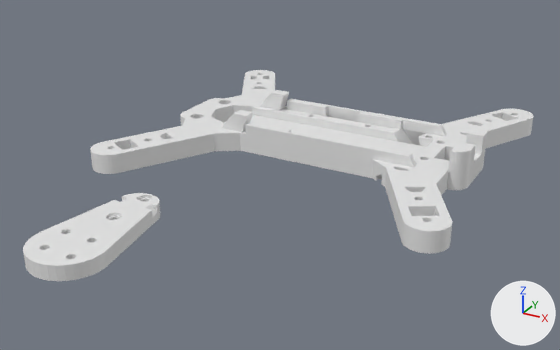
Two versions of the Blender file blender/feriCopter.blend, one commit apart.
The view is the same before and after, from a camera (50 mm lens) standing at (149.0, -325.0, 133.0) and looking at (0.0, -54.0, -2.0). Lighting does not change. The marker at lower right points along +X, +Y and +Z.

The older version as bpy lines, for what is in view:
```python
ob_frame = bpy.data.objects.new('Frame', me_cube_019)
ob_frame.location = (3.5, -9.2, 0.0)
ob_frame.scale = (97.1, 87.6, 4.5)
ob_frame_cutout_pins_1 = bpy.data.objects.new('Frame_cutout_pins_1', me_cylinder_002)
ob_frame_cutout_pins_1.location = (48.68, -37.5, 4.5)
ob_frame_cutout_pins_1.scale = (3.5, 1.5, 15.0)
ob_motormount = bpy.data.objects.new('MotorMount', me_cube_003)
ob_motormount.location = (-31.2, -135.5, 0.0)
ob_motormount.rotation_euler = (0.0, 0.0, -0.0677)  # degrees (0, 0, -3.9)
ob_motormount.scale = (18.4, 31.9, 3.0)
```
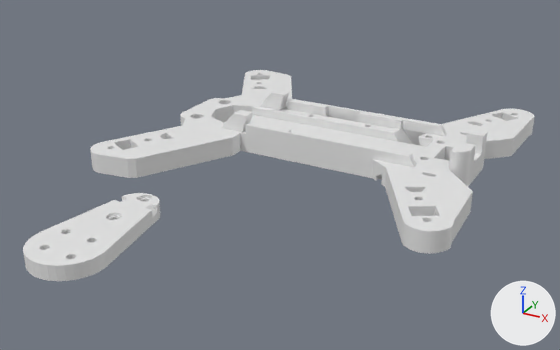
ob_frame_cutout_pins_1 is not drawn itself; it is used by a modifier of ob_frame.

Where the change shows, as pixel boxes (x1, y1, x2, y2) in the pictures (560 x 350 px; the box of a moved part takes in the faces that stretch with it):
'Frame', reshaped: before (90, 70, 533, 254); after (90, 70, 535, 254)
part 2 of me_cube_019, moved or reshaped: before (90, 70, 400, 174); after (90, 70, 400, 178)
part 3 of me_cube_019, moved or reshaped: before (369, 108, 533, 249); after (369, 108, 535, 249)

Edits to the bpy script that builds the scene:
```text
Change me_cube_019:
    used by ob_frame; location = (3.5, -9.2, 0.0); scale = (97.1, 87.6, 4.5)
    remove me_cube_019.from_pydata(...)  # 786 vertices, 404 faces; spans x -0.89..0.82, y -0.88..0.85, z -1.0..2.89
    add me_cube_019.from_pydata(...)  # 885 vertices, 402 faces, 1 loose edge; spans x -0.89..0.83, y -0.88..0.85, z -1.0..2.89
    me_cube_019 part 1: a new loose piece of 111 vertices spanning x -0.88..0.14, y -0.84..0.8, z -1.0
    me_cube_019 part 2: 18 vertices moved from x -0.76..-0.48, y -0.87..0.84, z -1.0..1.0 to x -0.75..-0.37, y -0.87..0.84, z -1.0..1.0; 8 vertices removed from x -0.76..-0.72, y -0.87..0.81, z -1.0..1.0; 4 vertices added at x -0.61, y -0.84..0.8, z -1.0..1.0
    me_cube_019 part 3: 8 vertices moved from x 0.65..0.82, y -0.78..0.75, z -1.0..1.0 to x 0.8..0.83, y -0.78..0.75, z -1.0..1.0; 12 vertices removed from x 0.81..0.82, y -0.76..0.73, z -1.0..1.0; 4 vertices added at x 0.82, y -0.74..0.7, z -1.0..1.0
Change ob_frame_cutout_pins_1:
    ob_frame_cutout_pins_1.location: (48.68, -37.5, 4.5) -> (61.05, -37.5, 4.5)
```
